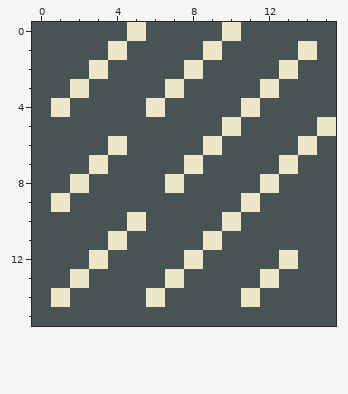
Pixel-art sprite -- Images/bk2.png. The picture above was drawn from the file before the commit.
The file is 64x64 pixels, drawn in blocks of 4x4; one block is one cell here.
The same view after the edit:
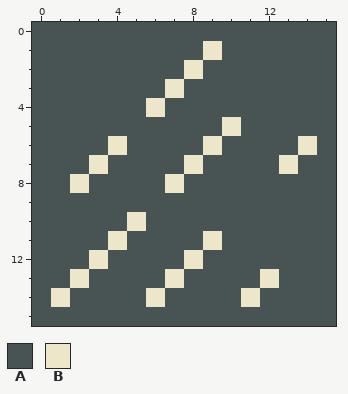
Palette (. is transparent): A #485454  B #ede6c8
Difference:
{"y":0,"x":5,"old":"B","new":"A"}
{"y":0,"x":10,"old":"B","new":"A"}
{"y":1,"x":4,"old":"B","new":"A"}
{"y":1,"x":14,"old":"B","new":"A"}
{"y":2,"x":3,"old":"B","new":"A"}
{"y":2,"x":13,"old":"B","new":"A"}
{"y":3,"x":2,"old":"B","new":"A"}
{"y":3,"x":12,"old":"B","new":"A"}
{"y":4,"x":1,"old":"B","new":"A"}
{"y":4,"x":11,"old":"B","new":"A"}
{"y":5,"x":15,"old":"B","new":"A"}
{"y":8,"x":12,"old":"B","new":"A"}
{"y":9,"x":1,"old":"B","new":"A"}
{"y":9,"x":11,"old":"B","new":"A"}
{"y":10,"x":10,"old":"B","new":"A"}
{"y":12,"x":13,"old":"B","new":"A"}
{"label":"changed","picture_box":[51,22,146,117]}
{"label":"changed","picture_box":[222,22,336,269]}
{"label":"changed","picture_box":[51,193,70,212]}
